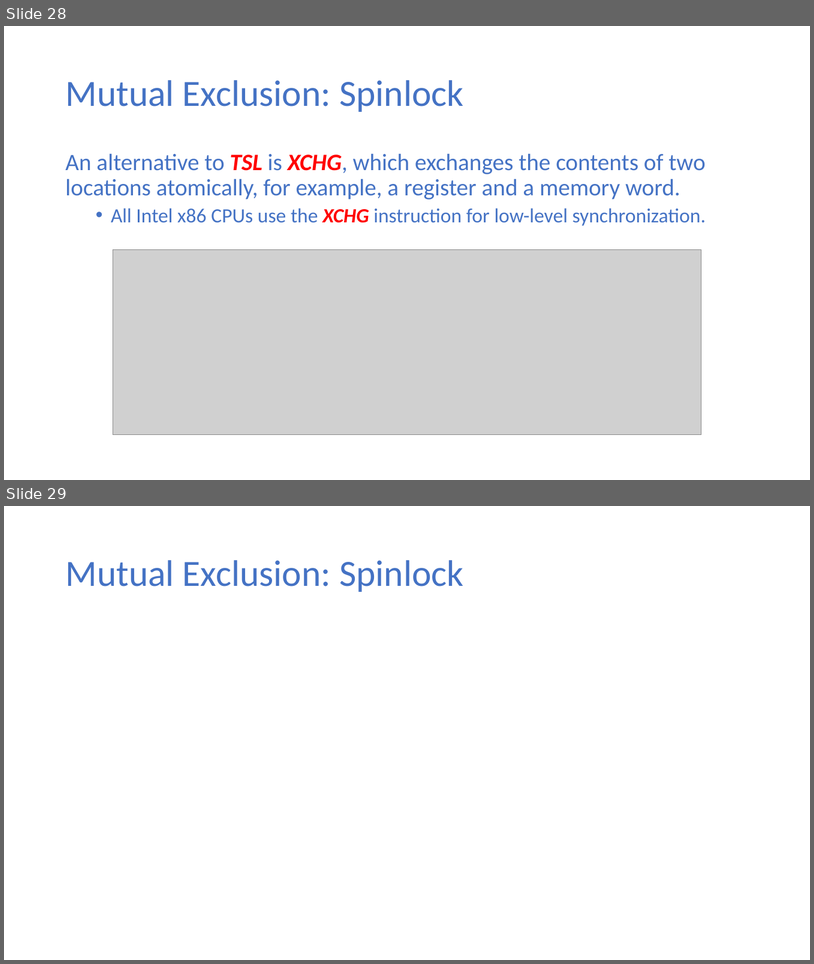
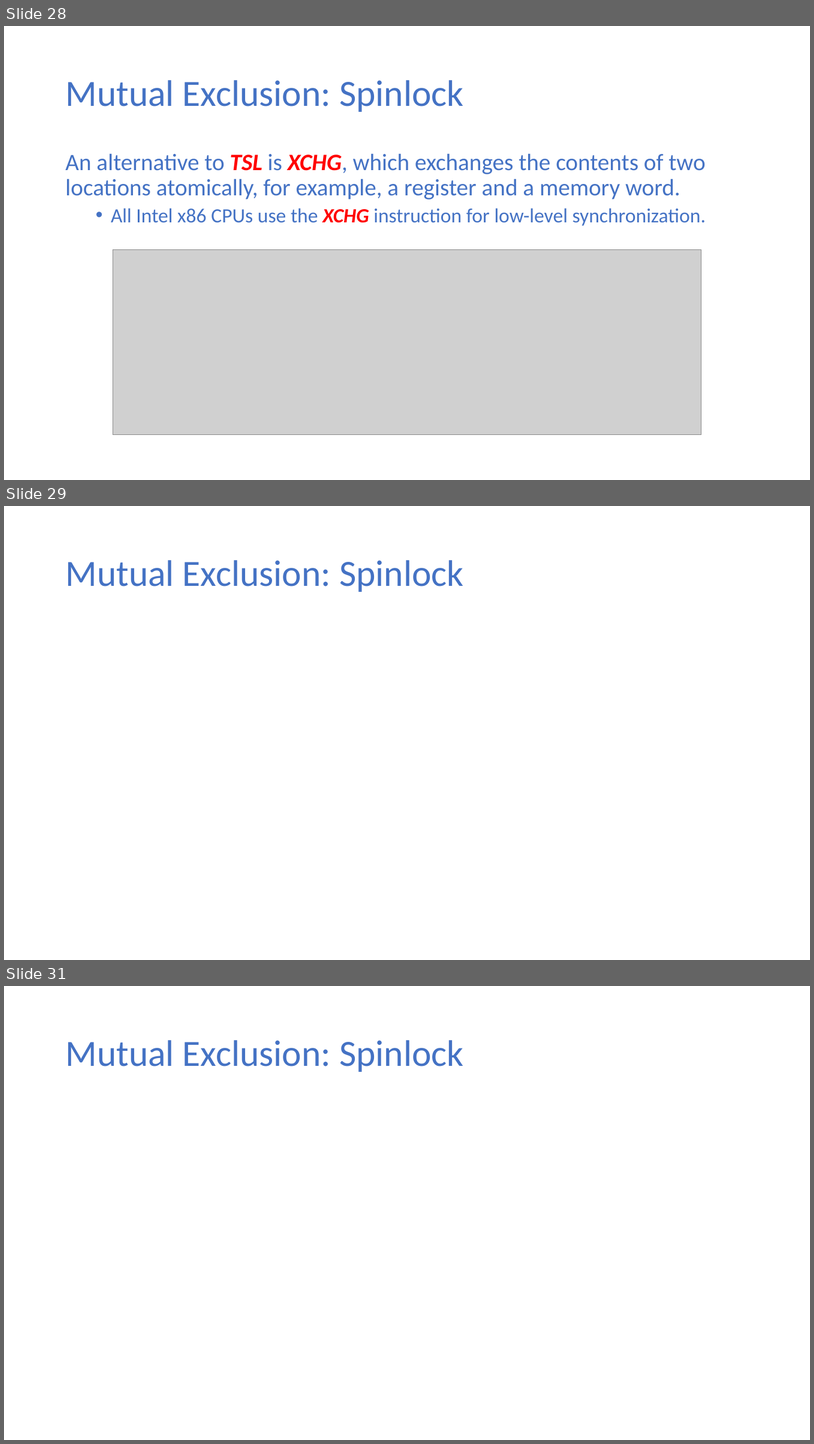
Before and after one commit to ekkapotc/PC, a slide deck: Slides/Lecture 3.pptx. Shown one above the other, each under a label of ours: slides 28 and 29 before the commit, slides 28, 29 and 31 after it; the slides between them are not shown. The pictures are 814x964 and 814x1444 pixels, drawn with LibreOffice and Linux fonts; fonts in the diff are those of the drawing; grey boxes stand for pictures. Boxes give left, top, right and bottom in pixels: in the first picture for what was removed or moved away, otherwise in the second. Text is boxed around its words. In the diff, an @@ line names an element or a change of style, - is before the commit and + after.

```diff
--- a/Slides/Lecture 3.pptx
+++ b/Slides/Lecture 3.pptx
@@ slide 29 added at box(4, 506, 810, 960), background #FFFFFF @@
@@ title added at box(65, 560, 464, 592), 44 pt, text #4472C4 @@
+Mutual Exclusion: Spinlock
@@ what was slide 29 is now slide 31 @@
```
Also in this commit, not shown: 1 other slide added.
